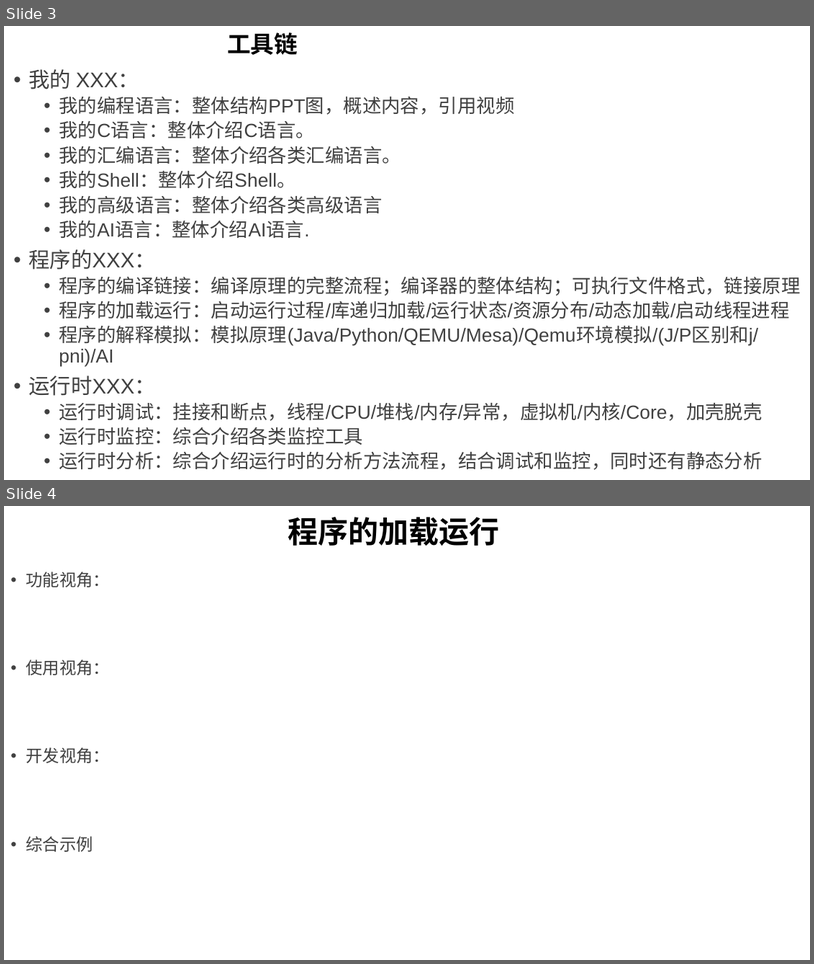
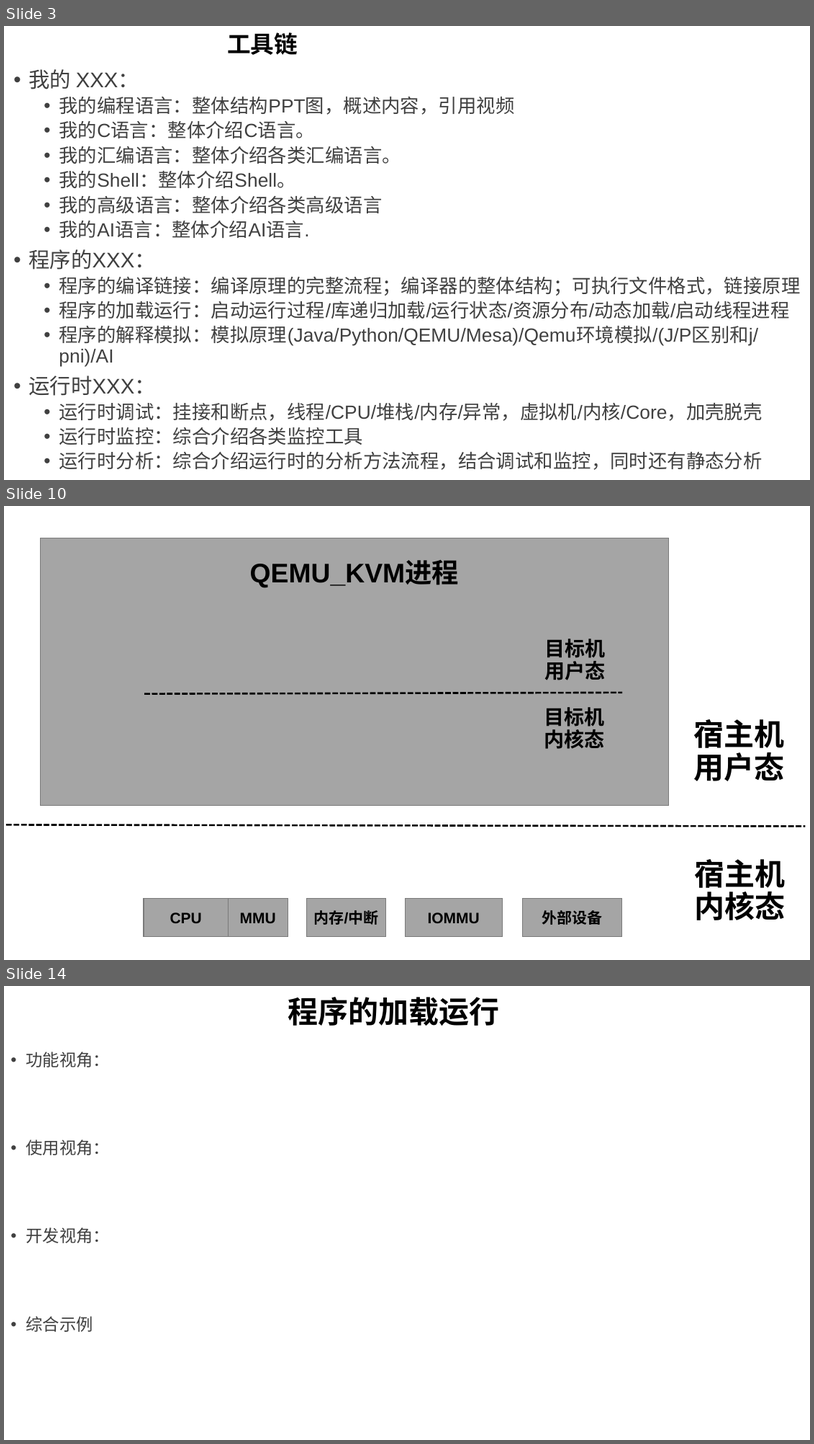
Before and after one commit to GavinKoeng/it-talks, a slide deck: it-talks.pptx. Shown one above the other, each under a label of ours: slides 3 and 4 before the commit, slides 3, 10 and 14 after it; the slides between them are not shown. The pictures are 814x964 and 814x1444 pixels, drawn with LibreOffice and Linux fonts; fonts in the diff are those of the drawing. Boxes give left, top, right and bottom in pixels: in the first picture for what was removed or moved away, otherwise in the second. Text is boxed around its words. In the diff, an @@ line names an element or a change of style, - is before the commit and + after.

```diff
--- a/it-talks.pptx
+++ b/it-talks.pptx
@@ slide 10 added at (4,506,810,960), background #FFFFFF @@
@@ rectangle added at (40,538,669,806), fill #A5A5A5, outline #7A7A7A 1 pt, 32 pt, text #000000, bold @@
+QEMU_KVM进程
@@ text added at (545,638,606,680), 24 pt, text #000000, bold @@
+目标机
+用户态
@@ line added from (144, 693) to (623, 692), #000000 2.25 pt dashed @@
@@ text added at (545,707,605,749), 24 pt, text #000000, bold @@
+目标机
+内核态
@@ text added at (694,719,785,781), 36 pt, text #000000, bold @@
+宿主机
+用户态
@@ line added from (6, 825) to (806, 826), #000000 2.25 pt dashed @@
@@ title added at (694,859,785,920), 36 pt, text #000000, bold @@
+宿主机
+内核态
@@ rectangle added at (144,898,229,937), fill #A5A5A5, outline #7A7A7A 1 pt, 18 pt, text #000000, bold @@
+CPU
@@ rectangle added at (229,898,288,937), fill #A5A5A5, outline #7A7A7A 1 pt, 18 pt, text #000000, bold @@
+MMU
@@ rectangle added at (306,898,386,937), fill #A5A5A5, outline #7A7A7A 1 pt, 18 pt, text #000000, bold @@
+内存/中断
@@ rectangle added at (405,898,502,937), fill #A5A5A5, outline #7A7A7A 1 pt, 18 pt, text #000000, bold @@
+IOMMU
@@ rectangle added at (523,898,622,937), fill #A5A5A5, outline #7A7A7A 1 pt, 18 pt, text #000000, bold @@
+外部设备
@@ what was slide 4 is now slide 14 @@
```
Also in this commit, not shown: 9 other slides added, 1 other file.
